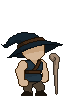
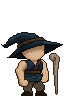
The second 64 x 96 image is a revision of the first. Changes to its layers:
painted on "Hand front" over [19, 80, 28, 86]
painted on "Arm lower front" over [16, 70, 24, 82]
painted on "Arm upper front" over [16, 61, 27, 74]
painted on "Hat Front" over [4, 33, 57, 57]
painted on "Head" over [22, 42, 44, 60]
painted on "Torso" over [24, 56, 42, 73]
painted on "Hat back" over [12, 41, 60, 59]
painted on "Crotch" over [25, 71, 41, 81]
painted on "Back lower arm" over [42, 69, 48, 78]
painted on "Back hand" over [40, 76, 48, 82]
painted on "Back upper arm" over [38, 60, 47, 73]
